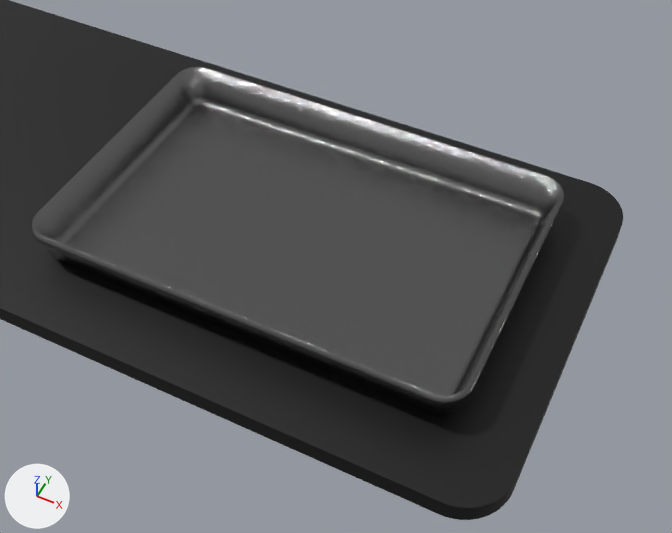
Renders of the Blender file trayOnTray.blend from each side of a commit.
Rendered twice from a camera (50 mm lens) standing at (5.36, -5.43, 6.65) and looking at (2.82, -0.35, 0.3). Arrows for +X, +Y and +Z are at lower left; the lights stay in place.

The first picture shows 'Cube', 'tray'.
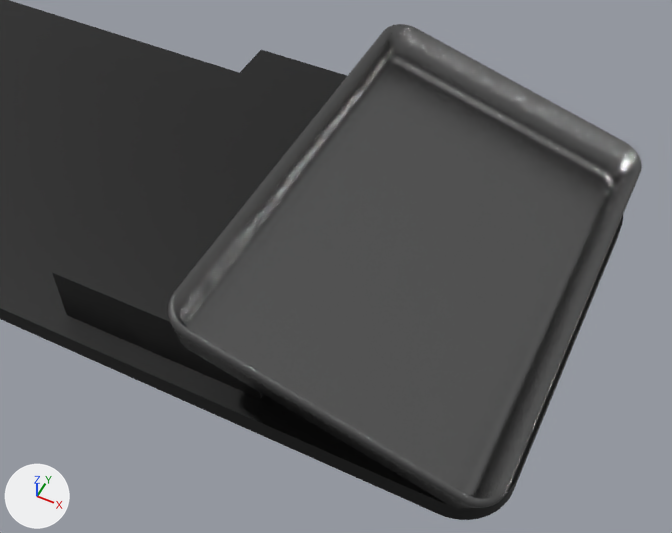
Pixel boxes (x1, y1, x2, y2) of what changed, in the pictures (672 x 533 px):
'tray', moved, turned: before (30, 67, 565, 416); after (167, 24, 642, 509)
'Cube.001', added (black): after (52, 50, 347, 399)

The edits, one by one:
Material 'TableTray.001' (mat_tabletray_001) is new.
Its base color is (0.0, 0.0, 0.0) (black #000000).
Mesh me_cube_001 is new.
It is a box spanning x -1.0..1.0, y -1.0..1.0, z -1.0..1.0.
It uses material mat_tabletray_001 (black #000000).
Object 'tray' (ob_tray) moves from (4.324, -0.68, 0.09) to (4.176, 2.058, 0.315).
Object 'tray' (ob_tray) turns from (90, 0, 0) to (105, 0, 90) degrees about x, y and z.
Object 'Cube.001' (ob_cube_001) is new; it shows me_cube_001.
Its location is (1.838, 0.0, 0.382).
Its scale is (1.0, 1.8, 0.3).
